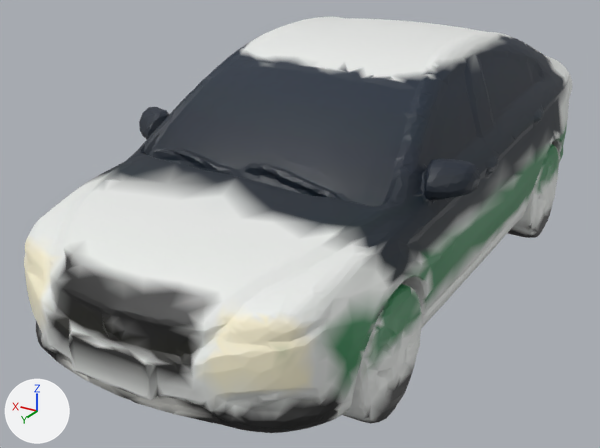
What one commit did to the glTF model scripts/assets/models/vehicles/police_lod1.glb.
Camera for both pictures: a 50 mm camera at (-103.6, 203.4, 114.9) aimed at (11.3, 12.0, 19.2). Lighting does not change. The marker at lower left points along +X, +Y and +Z. The picture after the commit comes second. Where no turn or scale is listed for an object, it has been applied to the vertices. Vertices at exactly the same position are counted once.

The first picture shows 'geometry_0'.
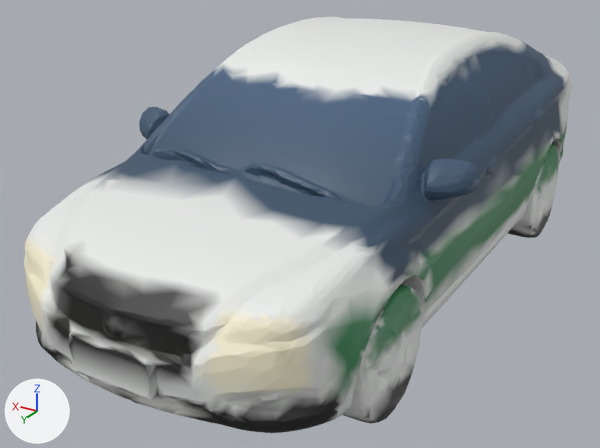
Boxes [x1, y1, x2, y2] around the edits, measured in the pictures (600 x 448 px):
part 1 of me_geometry_0, recoloured (lighter): [98, 33, 566, 284] in both

Diff of the bpy script that builds the scene:
```diff
--- a/scripts/assets/models/vehicles/police_lod1.glb.py
+++ b/scripts/assets/models/vehicles/police_lod1.glb.py
@@ me_geometry_0 @@
 me_geometry_0.from_pydata(...)  # 8523 vertices, 17095 faces; spans x -47.0..51.0, y -106.0..102.0, z 0.0..72.0
 # used by ob_geometry_0; location = (0.0, 0.0, 0.0)
+# me_geometry_0 part 1: 3829 faces centred in x -47.0..51.0, y -86.0..72.0, z 31.0..71.0 are repainted in the vertex colours, in many colours
 me_geometry_0.materials.append(mat_geometry_0)
```
